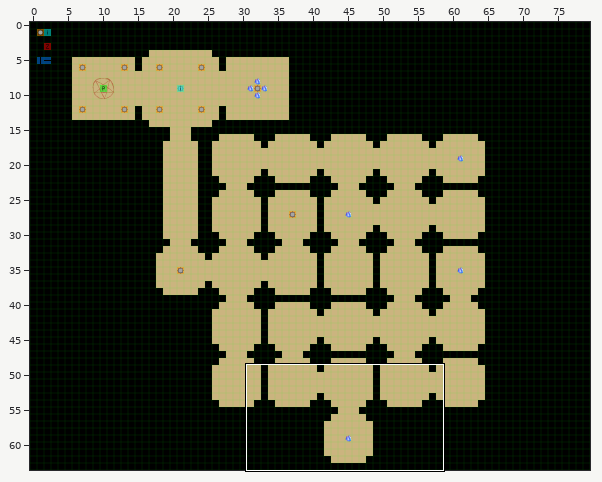
Two versions of a level (Tiled map, assets-src/maps/chap3.tmx). Above, an overview of the earlier version with the close-up marked.
Close-up. Old version:
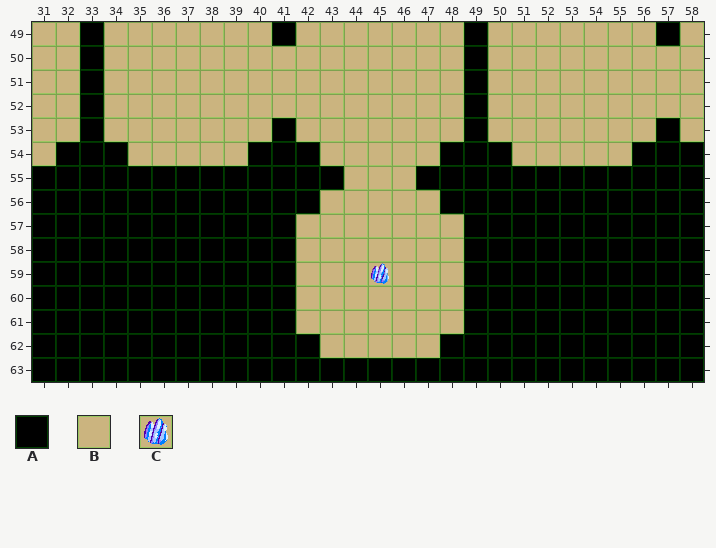
Cells are 32x32 px. Shown: x 31..58, y 49..63. The commit also changed other parts of the map, which this record leaves out.
Key: from "basic": A 0, B 1, C 9.
_ is an empty cell.
Objects are placed by their top-left corner, in cells (3,4 is the top-left corner of cell 3,4); size is 1x1 cell unless given.
Layer "map" before, first column x 31:
49 BBABBBBBBBABBBBBBBABBBBBBBAB
50 BBABBBBBBBBBBBBBBBABBBBBBBBB
51 BBABBBBBBBBBBBBBBBABBBBBBBBB
52 BBABBBBBBBBBBBBBBBABBBBBBBBB
53 BBABBBBBBBABBBBBBBABBBBBBBAB
54 BAAABBBBBAAABBBBBAAABBBBBAAA
55 AAAAAAAAAAAAABBBAAAAAAAAAAAA
56 AAAAAAAAAAAABBBBBAAAAAAAAAAA
57 AAAAAAAAAAABBBBBBBAAAAAAAAAA
58 AAAAAAAAAAABBBBBBBAAAAAAAAAA
59 AAAAAAAAAAABBBCBBBAAAAAAAAAA
60 AAAAAAAAAAABBBBBBBAAAAAAAAAA
61 AAAAAAAAAAABBBBBBBAAAAAAAAAA
62 AAAAAAAAAAAABBBBBAAAAAAAAAAA
63 AAAAAAAAAAAAAAAAAAAAAAAAAAAA
The same view after the edit:
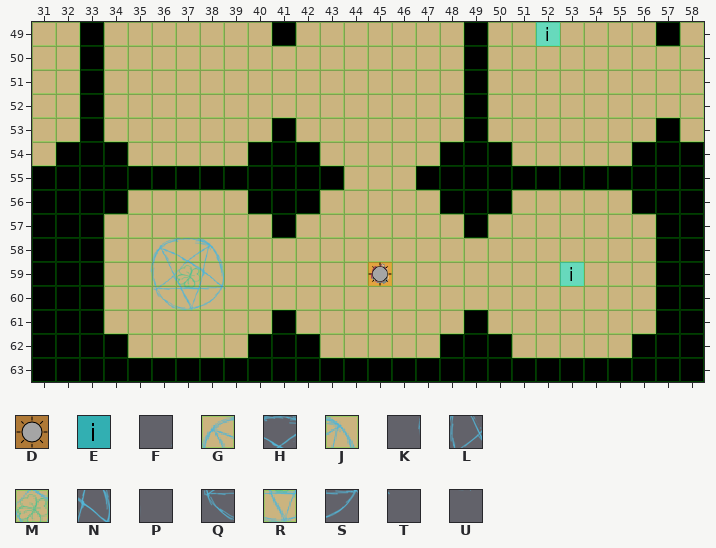
Further tiles: from "items": D 0, E 5; from "spawn": F 5, G 6, H 7, J 8, K 10, L 11, M 12, N 13, P 14, Q 16, R 17, S 18, T 19, U 22.
See-through tiles are keyed as they look on the map.
Edits made:
Layer "map":
Tile A gives way to tile B in row 56 at x 35 to 39 and 51 to 55; in row 57 at x 34 to 40 and 50 to 56; in rows 58 to 60 at x 34 to 41 and 49 to 56; in row 61 at x 34 to 40 and 50 to 56; in row 62 at x 35 to 39 and 51 to 55.
Layer "overlay":
The edit adds tile F in row 58 at x 35.
The edit adds tile G in row 58 at x 36.
The edit adds tile H in row 58 at x 37.
The edit adds tile J in row 58 at x 38.
The edit adds tile K in row 59 at x 35.
The edit adds tile L in row 59 at x 36.
The edit adds tile M in row 59 at x 37.
The edit adds tile N in row 59 at x 38.
The edit adds tile P in row 59 at x 39.
The edit adds tile Q in row 60 at x 36.
The edit adds tile R in row 60 at x 37.
The edit adds tile S in row 60 at x 38.
The edit adds tile T in row 60 at x 39.
The edit adds tile U in row 61 at x 37.
Layer "lights":
A new object: D "flameLight" at 45,59.
Layer "items":
A new object: E "indice3" at 52,49.
A new object: E "chair" at 53,59.
Boxes around the changes in both close-ups, in picture pixels (x1, y1, x2, y2):
added: (536, 22, 560, 46)
changed: (104, 190, 296, 358)
changed: (464, 190, 656, 358)
added: (368, 262, 392, 286)
